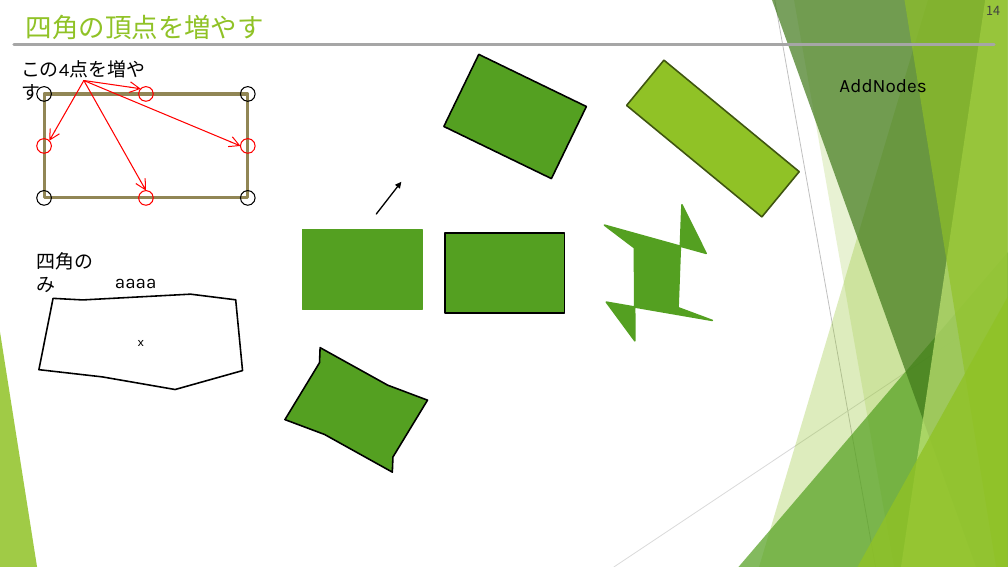
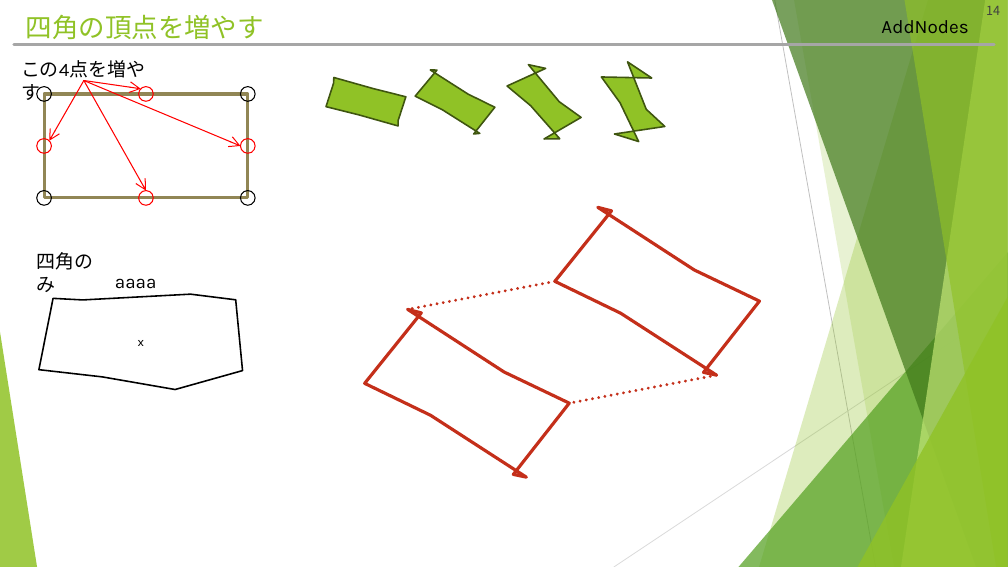
Before and after one commit to hitsuji-ga-u/pawapo, a slide deck: slide 14 of slide/customUI_debug.pptm. Drawn at 1008x567 pixels with LibreOffice and Linux fonts; fonts in the diff are those of the drawing. Boxes give left, top, right and bottom in pixels: in the first picture for what was removed or moved away, otherwise in the second. Text is boxed around its words. In the diff, an @@ line names an element or a change of style, - is before the commit and + after.

```diff
--- a/slide/customUI_debug.pptm
+++ b/slide/customUI_debug.pptm
@@ text "AddNodes": place and size @@
-text "AddNodes" at <box>839,79,926,93</box>
+text "AddNodes" at <box>881,20,968,34</box>
@@ freeform shape at <box>499,58,589,147</box>: fill #54A021 to #90C226; outline #000000 1.5 pt to #3F5511 1.5 pt; rotation 25 to 45 degrees; outline redrawn @@
@@ freeform shape added at <box>587,55,677,150</box>, fill #90C226, outline #3F5511 1.5 pt @@
@@ freeform shape added at <box>326,78,406,126</box>, fill #90C226, outline #3F5511 1.5 pt @@
@@ freeform shape added at <box>413,67,497,136</box>, fill #90C226, outline #3F5511 1.5 pt @@
@@ rectangle removed at <box>627,61,800,218</box> @@
@@ arrow removed from (377, 214) to (402, 181) @@
@@ freeform shape at <box>553,204,762,379</box>: fill #54A021 to none; outline #54A021 1.5 pt to #C42F1A 3 pt; rotation 75 to 30 degrees; outline redrawn @@
@@ freeform shape removed at <box>302,230,422,310</box> @@
@@ freeform shape removed at <box>445,233,564,313</box> @@
@@ line added from (555, 281) to (408, 309), #C42F1A 3 pt dashed @@
@@ freeform shape added at <box>363,307,571,481</box>, outline #C42F1A 3 pt @@
@@ freeform shape removed at <box>285,348,427,472</box> @@
@@ line added from (717, 375) to (569, 403), #C42F1A 3 pt dashed @@
```
Also in this commit, not shown: 1 slide added, 5 other files.
